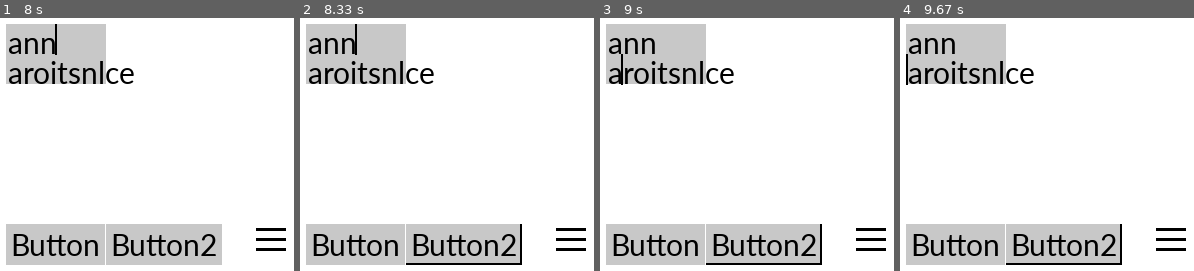
Above: before the commit, frames 1-4 (left to right).
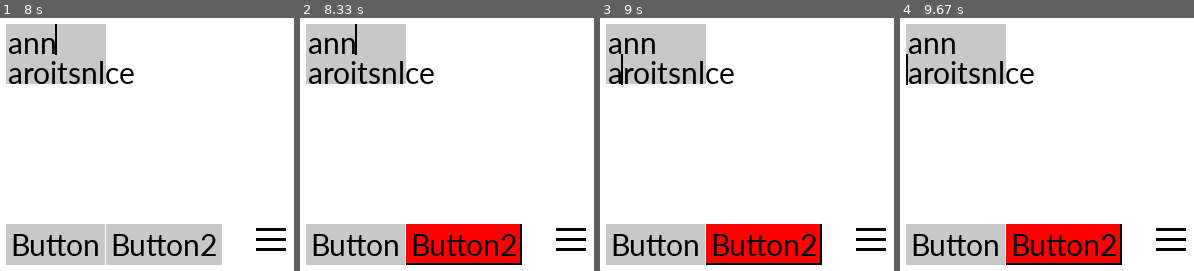
Above: after the commit, the same moments.

Repository: TheBigKahuna353/PygameUI
Game: pygame game, started from Example.py
Two runs of this game, one before a commit and one after it. Both use one fixed random seed, a clock stepped at 60 frames per second and the inputs below.
Inputs (mouse positions are in pixels of both pictures, inside the frame that each line leads up to):
- Up to frame 1 (8 s): type "ann" at 0.33 s; tap Enter at 0.67, 1.35, 1.9, 2.45, 3, 3.55, 4.1, 4.65, 5.2, 5.75, 6.3 s; click (55, 243) at 0.93 s; type "a" at 1.22 s; type "r" at 1.77 s; type "o" at 2.32 s; type "i" at 2.87 s; type "t" at 3.42 s; type "s" at 3.97 s; type "n" at 4.52 s; type "l" at 5.07 s; type "c" at 5.62 s; type "e" at 6.17 s; hold Right 6.72-7.18 s; hold Up 7.27-7.73 s; click (outside the picture) at 7.87 s
- Up to frame 2 (8.33 s): click (432, 227) at 8.2 s
- Up to frame 3 (9 s): tap Enter at 8.48 s; hold Right from 8.82 s (still down)
- Up to frame 4 (9.67 s): release Right at 9.28 s; hold Left from 9.32 s (still down)

Frame 1 is identical in both runs. In frame 2, 5.3% of the frame differs, in the area x 36-75%, y 81-97%; in frame 3, 5.3%; in frame 4, 5.3%.

Commit message:
fixed bugs

Diff:
--- a/Example.py
+++ b/Example.py
@@ -12,7 +12,7 @@
 InputBox = UI.TextBox(100,100,100,30,background=(200,200,200), lines=2,cursor=True)
 
 button = UI.Button(100,300,w=10,h=5,text="Button",calculateSize=True,outline=True,background = (200,200,200), action = button_clicked)
-button2 = UI.Button(200,300,w=10,h=5,text="Button2",calculateSize=True,half_outline=True,background = (200,200,200))
+button2 = UI.Button(200,300,w=10,h=5,text="Button2",calculateSize=True,half_outline=True,background = (200,200,200), hover_background_color=(255,0,0))
 
 button_img = pygame.Surface((30,30),pygame.SRCALPHA)
 pygame.draw.line(button_img,(0,0,0),(0,5),(30,5),3)
--- a/UI.py
+++ b/UI.py
@@ -12,7 +12,7 @@
 
 #button class
 class Button:
-    def __init__(self,x,y,w= 0,h=0, calculateSize = False,te …(229 unchanged characters)… enlarge_amount = 1.1, hover_image = None):
+    def __init__(self,x,y,w= 0,h=0, calculateSize = False,te …(229 unchanged characters)… enlarge_amount = 1.1, hover_image = None, dont_generate = False, hover_background_color = None):
         self.x = x
         self.y = y
         self.w = w
@@ -26,6 +26,7 @@
         self.text = text
         self.text_colour = font_colour
         self.background = background
+        self.hover_background = self.background if hover_background_color == None else hover_background_color
         self.font = pygame.font.Font(pygame.font.match_font(font),font_size)
         self.outline = outline
         self.outline_amount = outline_amount
@@ -39,16 +40,17 @@
         self.hover = False
         self.caclulateSize = calculateSize
         self.prev_clicked_state = False
-        if self.w == 0 or self.h == 0 or self.caclulateSize:
-            if image != None:
-                self.w = self.image.get_width()
-                self.h = self.image.get_height()
-            else:
-                if self.text != "":
-                    self.caclulate_size()
+        if not dont_generate:
+            if self.w == 0 or self.h == 0 or self.caclulateSize:
+                if image != None:
+                    self.w = self.image.get_width()
+                    self.h = self.image.get_height()
                 else:
-                    raise ValueError("cannot calculate width and height without text")
-        self.Generate_images()
+                    if self.text != "":
+                        self.caclulate_size()
+                    else:
+                        raise ValueError("cannot calculate width and height without text")
+            self.Generate_images()
 
     def Generate_images(self):
         #generate images
@@ -56,11 +58,12 @@
             self.image = pygame.Surface((self.w,self.h))
             self.hover_image = pygame.Surface((self.w,self.h))
             self.image.fill(self.background)
+            #self.hover_image.fill(self.hover_background)
             if self.outline:
                 ow = self.outline_amount * 2
-                pygame.draw.rect(self.hover_image,self.background,(self.outline_amount,self.outline_amount,self.w-ow,self.h - ow))
+                pygame.draw.rect(self.hover_image,self.hover_background,(self.outline_amount,self.outline_amount,self.w-ow,self.h - ow))
             elif self.half_outline:
-                pygame.draw.rect(self.hover_image,self.background,(0,0, self.w-self.outline_amount,self.h-self.outline_amount))
+                pygame.draw.rect(self.hover_image,self.hover_background,(0,0, self.w-self.outline_amount,self.h-self.outline_amount))
             txt = self.font.render(self.text,True,self.text_colour)
             self.image.blit(txt,((self.w - txt.get_width())//2, (self.h - txt.get_height())//2))
             self.hover_image.blit(txt,((self.w - txt.get_width())//2, (self.h - txt.get_height())//2))
@@ -85,6 +88,13 @@
             return "Button: '" + self.text + "'"
         else:
             return "Button: at (" + str(self.x)  + ", " + str(self.y) + ")"
+
+    def Update_text(self,text):
+        self.text = text
+        if self.caclulateSize:
+            self.caclulate_size()
+        self.Generate_images()
+        print(self.image, text)
 
 
     #update the button, this should get called every frame
